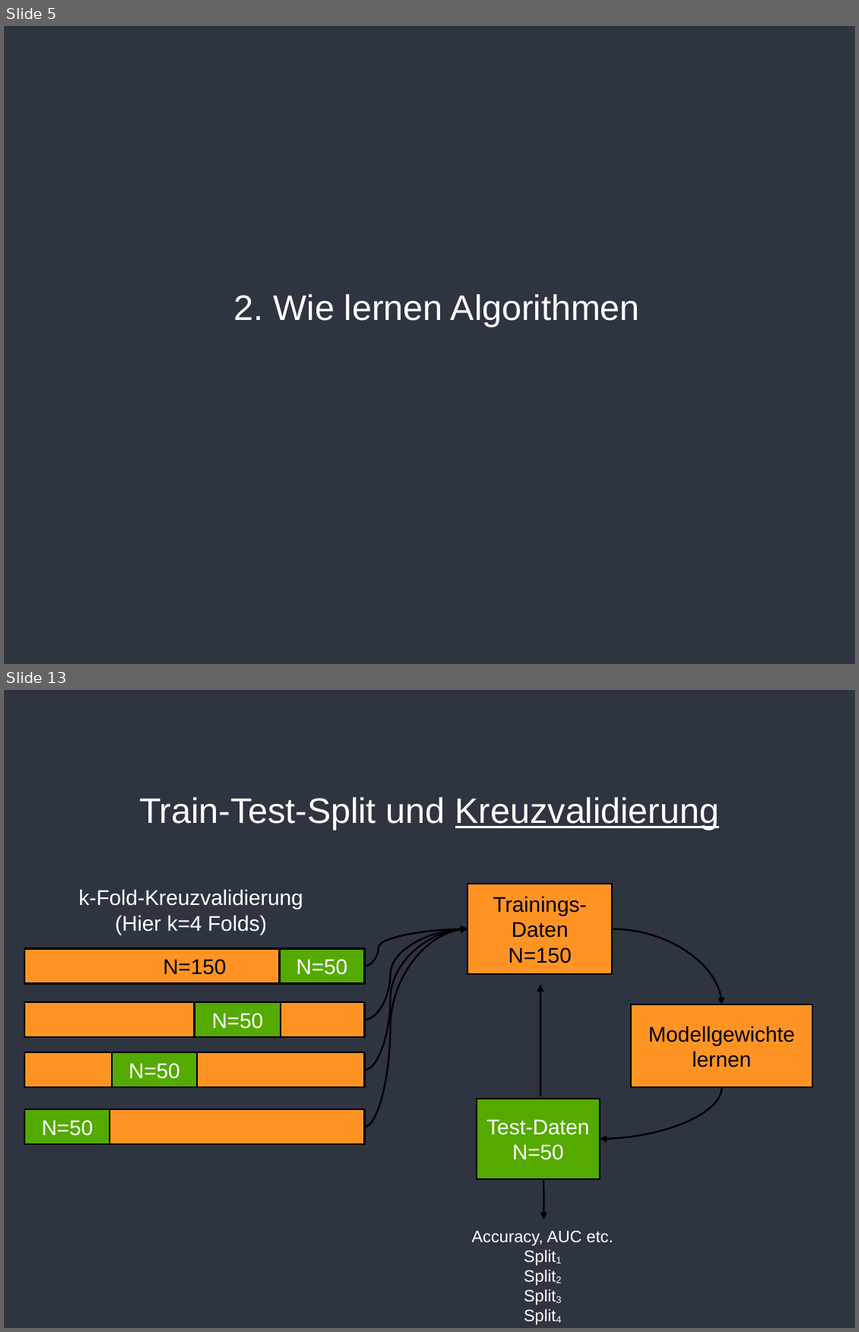
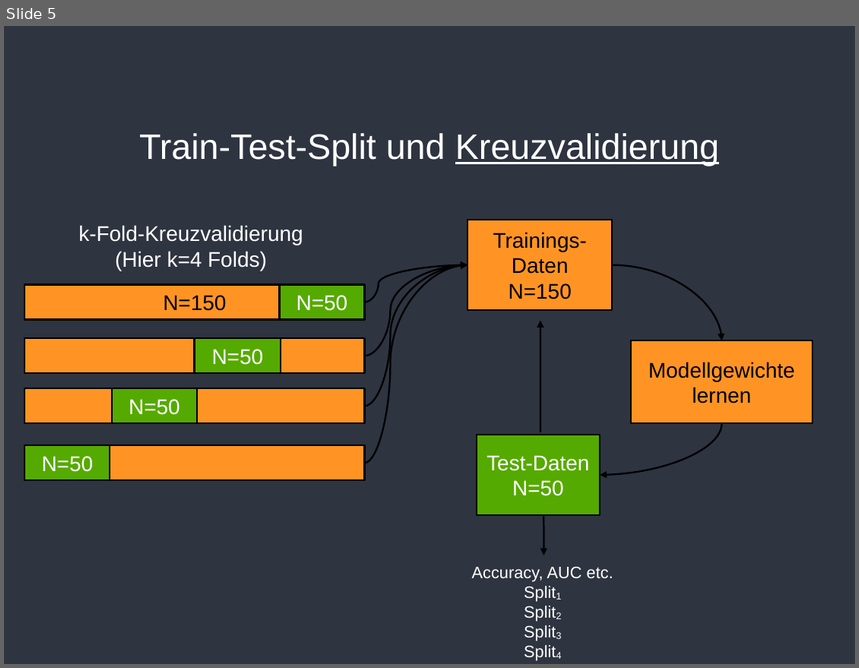
Before and after one commit to pbierwirth/teaching, a slide deck: slides/Sitzung_11.odp. Shown one above the other, each under a label of ours: slides 5 and 13 before the commit, slide 5 after it; the slides between them are not shown. The pictures are 859x1332 and 859x668 pixels, drawn with LibreOffice and Linux fonts; fonts in the diff are those of the drawing; background and template pictures are left out. Boxes give left, top, right and bottom in pixels: in the first picture for what was removed or moved away, otherwise in the second. Text is boxed around its words. In the diff, an @@ line names an element or a change of style, - is before the commit and + after.

```diff
--- a/slides/Sitzung_11.odp
+++ b/slides/Sitzung_11.odp
@@ slide 5 removed at [4, 26, 855, 664], background #2E3440 @@
@@ title removed at [234, 294, 640, 327] @@
-2. Wie lernen Algorithmen
@@ what was slide 13 is now slide 5 @@
```
Also in this commit, not shown: 2 slides changed, 5 slides added, 10 other slides removed, 1 other file.
